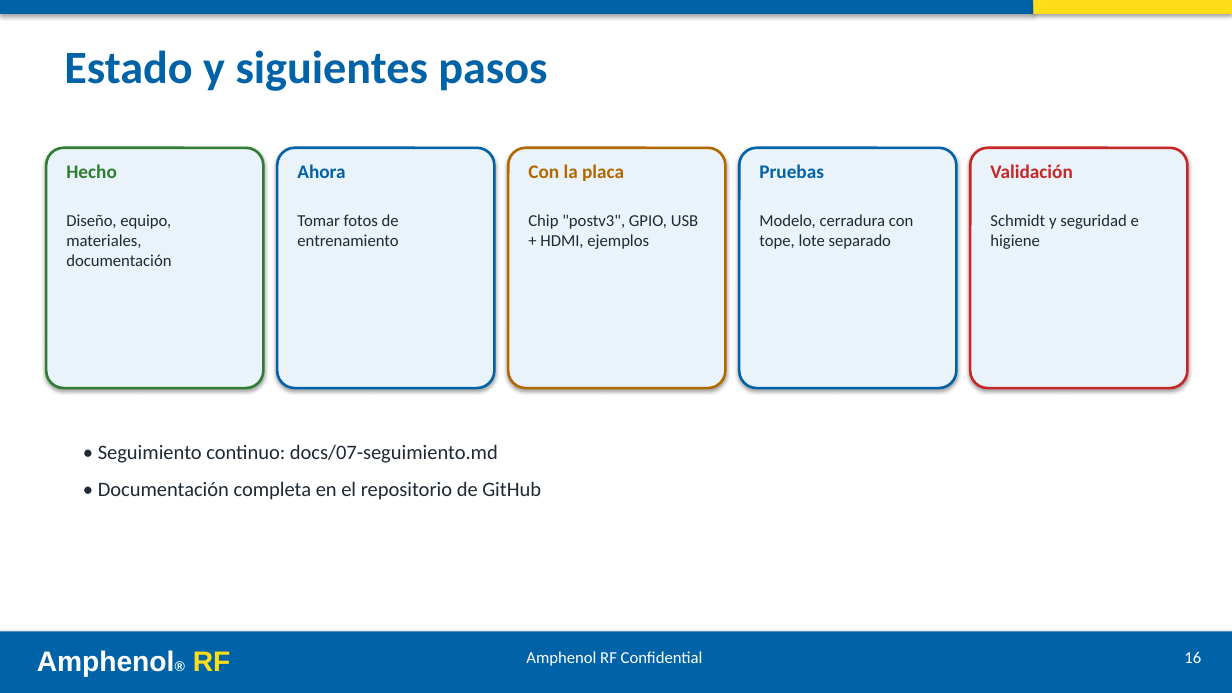
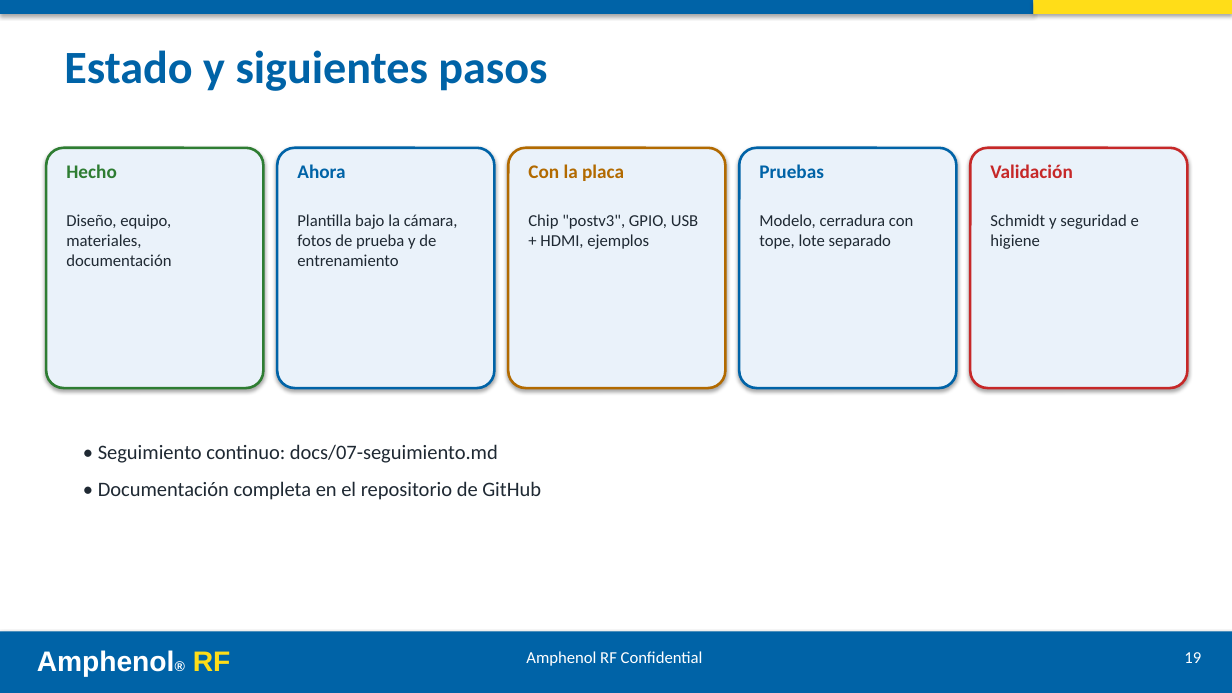
Before and after one commit to ricardosalmeron71-png/inspeccion-vision-solder-cap, a slide deck: slide 19 of docs/presentacion.pptx (slide 16 before the commit). Drawn at 1232x693 pixels with LibreOffice and Linux fonts; fonts in the diff are those of the drawing. Boxes give left, top, right and bottom in pixels: in the first picture for what was removed or moved away, otherwise in the second. Text is boxed around its words. In the diff, an @@ line names an element or a change of style, - is before the commit and + after.

```diff
--- a/docs/presentacion.pptx
+++ b/docs/presentacion.pptx
@@ text at (x1=297, y1=214, x2=458, y2=266): text changed @@
-Tomar fotos de entrenamiento
+Plantilla bajo la cámara, fotos de prueba y de entrenamiento
@@ text at (x1=1184, y1=652, x2=1201, y2=663): text changed @@
-16
+19
```
Also in this commit, not shown: 10 other slides changed, 3 slides added, 16 other files.
